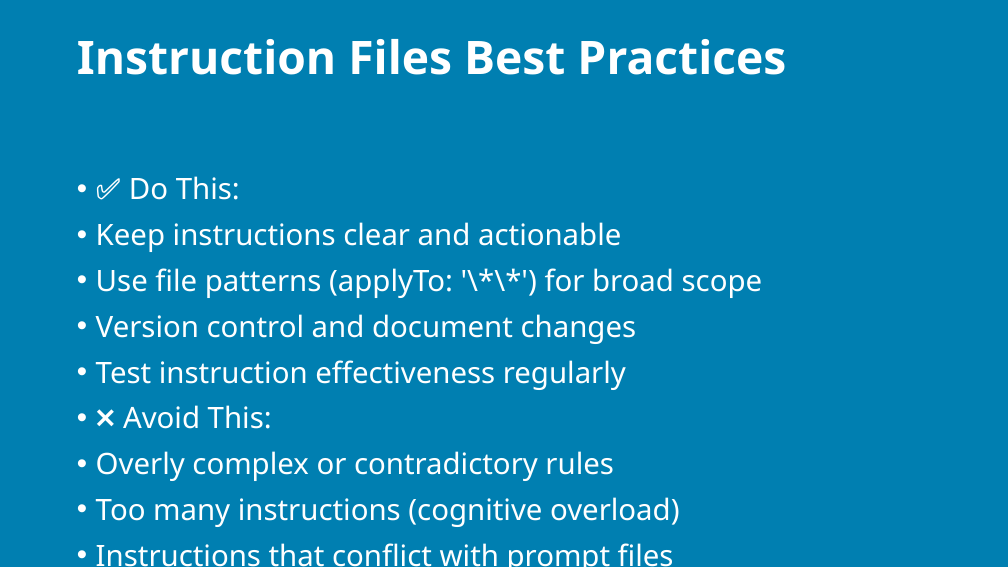
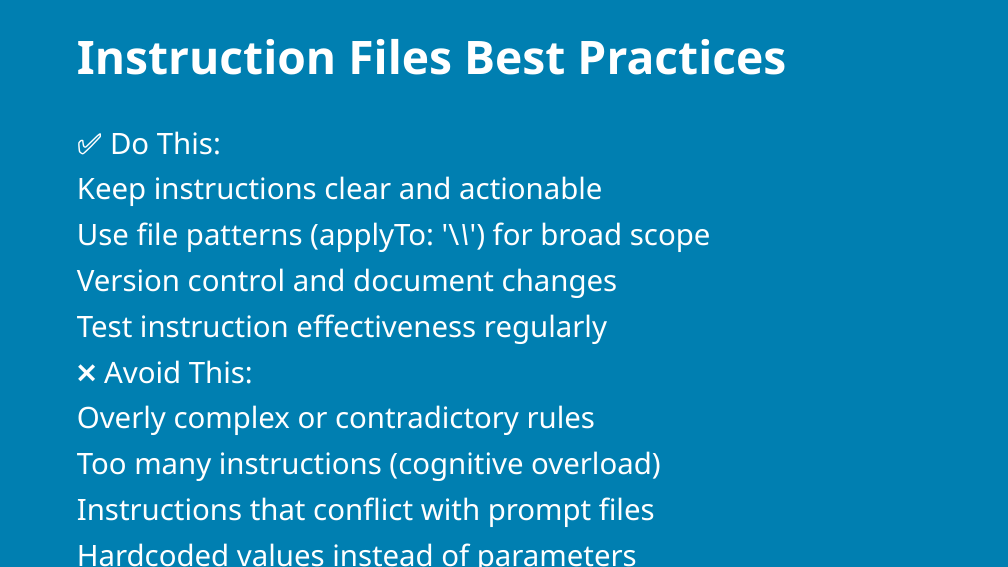
Before and after one commit to j0hnnymiller/AI-Assisted-Software-Development, a slide deck: slide 130 of slides/output/aiasd-311-monday-draft.pptx. Drawn at 1008x567 pixels with LibreOffice and Linux fonts; fonts in the diff are those of the drawing; background and template pictures are left out. Boxes give left, top, right and bottom in pixels: in the first picture for what was removed or moved away, otherwise in the second. Text is boxed around its words. In the diff, an @@ line names an element or a change of style, - is before the commit and + after.

Commit message:
feat: add markdown rendering regression coverage
Adds a dedicated markdown rendering regression deck with provenance
logs, wires it into the Monday manifest, extends generate_pptx.py
to handle more markdown inline styles and fenced code blocks, and
updates the generated Monday PPTX for validation.

```diff
--- a/slides/output/aiasd-311-monday-draft.pptx
+++ b/slides/output/aiasd-311-monday-draft.pptx
@@ text at (x1=77, y1=131, x2=660, y2=567): bullet • to none @@
@@ text at (x1=77, y1=222, x2=711, y2=252): text changed @@
-• Use file patterns (applyTo: '\*\*') for broad scope
+Use file patterns (applyTo: '\\') for broad scope
```
Also in this commit, not shown: 151 other slides changed, 10 slides added, 1 slide removed, 5 other files.
